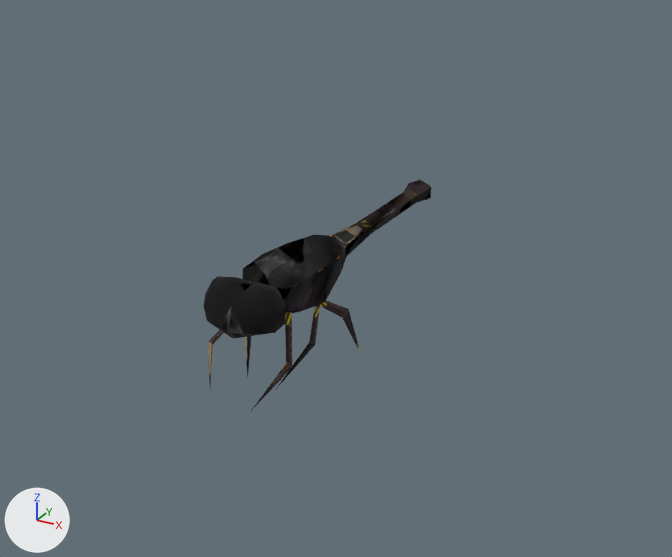
A saved change to the glTF model packages/client/public/models/units/bug-hunt/obj_063.glb.
Before and after are seen from a 50 mm camera at (1.82, -3.39, 1.91) aimed at (0.01, -0.1, 0.26). The axes (+X, +Y, +Z) are drawn at lower left. The lights are the same throughout. The first picture is the older version. Vertices at exactly the same position are counted once.

The first picture shows 'root'.
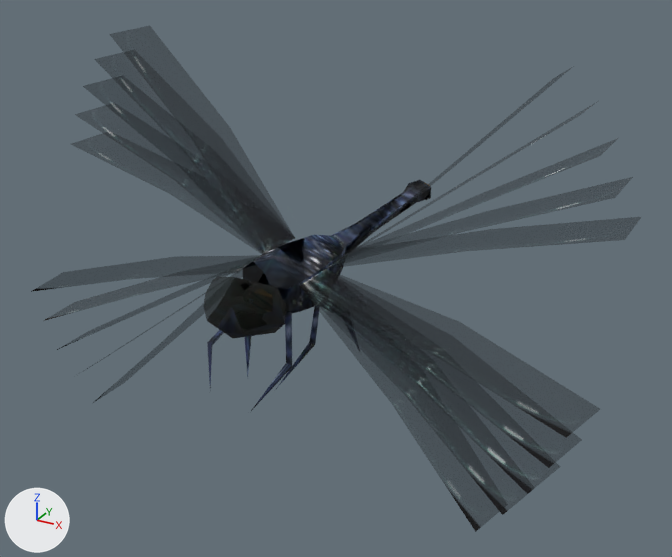
Changed parts and their boxes (x1, y1, x2, y2) in the pictures (672 x 557 px):
'root', surface changed, reshaped (168% wider, 119% taller)
    before: (204, 180, 431, 411)
    after: (31, 26, 641, 532)
part 1 of me_hull, added
    after: (71, 26, 295, 254)
part 2 of me_hull, added
    after: (299, 269, 600, 532)
part 3 of me_hull, added
    after: (31, 255, 261, 403)
part 4 of me_hull, added
    after: (327, 101, 641, 269)
part 5 of me_hull, added
    after: (329, 66, 574, 266)
part 6 of me_hull, surface changed
    both: (204, 184, 431, 408)

Patch to the scene script:
```diff
--- a/packages/client/public/models/units/bug-hunt/obj_063.glb.py
+++ b/packages/client/public/models/units/bug-hunt/obj_063.glb.py
@@ mat_unit @@
 n1 = _N.new('ShaderNodeOutputMaterial'); n1.name = 'Material Output'
+n3 = _N.new('ShaderNodeMath'); n3.name = 'Math'
+n3.operation = 'SUBTRACT'
+n3.inputs[0].default_value = 1.0  # 'Value'
+n4 = _N.new('ShaderNodeMath'); n4.name = 'Math.001'
+n4.operation = 'LESS_THAN'
+n4.inputs[1].default_value = 0.25  # 'Value'
 n2 = _N.new('ShaderNodeTexImage'); n2.name = 'Image Texture'
@@ mat_unit @@
 n0 = _N.new('ShaderNodeBsdfPrincipled'); n0.name = 'Principled BSDF'
 _L.new(n2.outputs[0], n0.inputs[0])  # 'Color' to 'Base Color'
+_L.new(n3.outputs[0], n0.inputs[4])  # 'Value' to 'Alpha'
+_L.new(n4.outputs[0], n3.inputs[1])  # 'Value' to 'Value'
+_L.new(n2.outputs[1], n4.inputs[0])  # 'Alpha' to 'Value'
@@ mat_unit_add_2a2a2a @@
+mat_unit_add_2a2a2a = bpy.data.materials.new('unit-add-2a2a2a')
+# colours: grey #9b9b9b
+# uses the picture img_atlas
@@ mat_unit_half @@
+mat_unit_half = principled_material('unit-half')
+mat_unit_half.texture = img_atlas  # with its transparency
+mat_unit_half.roughness = 1.0
@@ mat_unit_add_7f8080 @@
+mat_unit_add_7f8080 = bpy.data.materials.new('unit-add-7f8080')
+# colours: white #ffffff
+# uses the picture img_atlas
@@ mat_unit_add_545454 @@
+mat_unit_add_545454 = bpy.data.materials.new('unit-add-545454')
+# colours: light grey #d4d4d4
+# uses the picture img_atlas
@@ me_hull @@
 # used by ob_root; location = (0.0, 0.0, 0.0)
 # verts and faces of me_hull; kept vertices keep their numbers, new ones are numbered from 134
-me_hull.from_pydata(...)  # 134 vertices, 234 faces; spans x -0.21..0.21, y -0.91..0.91, z 0.0..0.55
+me_hull.from_pydata(...)  # 233 vertices, 314 faces; spans x -1.27..1.28, y -0.91..0.91, z -0.36..1.27
+# me_hull part 1: a new loose piece of 25 vertices spanning x -1.25..-0.13, y -0.44..-0.07, z 0.46..1.27
+# me_hull part 2: a new loose piece of 24 vertices spanning x 0.15..1.28, y -0.71..-0.35, z -0.36..0.46
+# me_hull part 3: a new loose piece of 24 vertices spanning x -1.27..-0.14, y -0.71..-0.35, z -0.36..0.46
+# me_hull part 4: a new loose piece of 20 vertices spanning x 0.14..1.26, y -0.44..-0.07, z 0.46..1.16
+# me_hull part 5
+verts[134] = (0.55, -0.34, 0.86)  # pixel (433, 180)
+verts[135] = (0.96, -0.07, 1.27)  # pixel (574, 65)
+verts[136] = (0.55, -0.07, 0.86)  # pixel (460, 161)
+verts[137] = (0.96, -0.34, 1.27)  # pixel (552, 78)
+verts[138] = (0.15, -0.44, 0.46)  # pixel (325, 268)
+verts[139] = (0.14, -0.2, 0.46)
+faces += [(134, 135, 136), (134, 137, 135), (136, 139, 138), (134, 136, 138)]  # mat_unit_add_2a2a2a
+# me_hull part 6: 234 kept faces spanning x -0.21..0.21, y -0.91..0.91, z 0.0..0.55 get new texture (UV) coordinates
 me_hull.materials.append(mat_unit)
+me_hull.materials.append(mat_unit_half)  # picture img_atlas
+me_hull.materials.append(mat_unit_add_2a2a2a)
+me_hull.materials.append(mat_unit_add_545454)
+me_hull.materials.append(mat_unit_add_7f8080)
```
